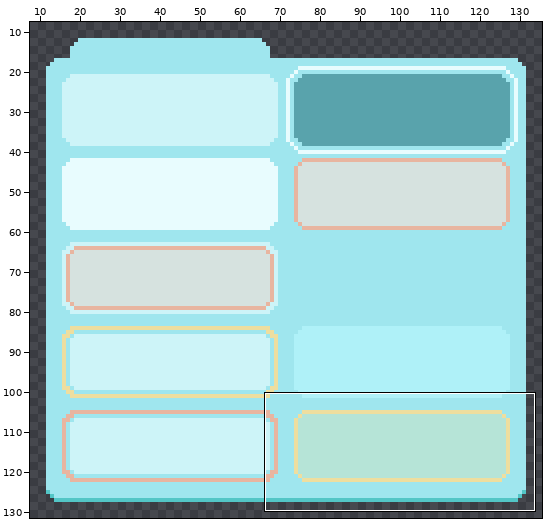
One commit to this pixel-art file: Assets/Resources/new aseprite/ui/ui_modules/ui_laptop.aseprite. The first picture is a wide view before the edit; the outline marks the close-up.
Close-up. Earlier state:
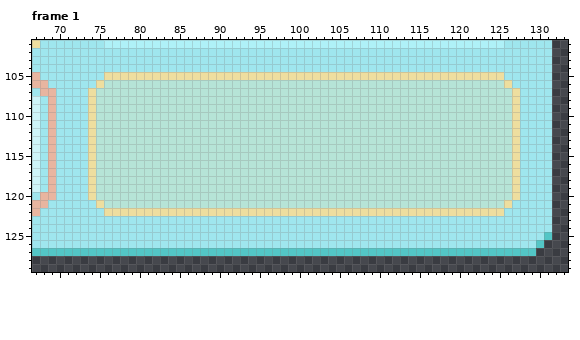
144x144 pixels, 2 frames. Colours within 5 levels of each other are drawn and written as one. Shown: frame 1: x 67..133, y 101..129. The wide view leaves out empty margins.
The result:
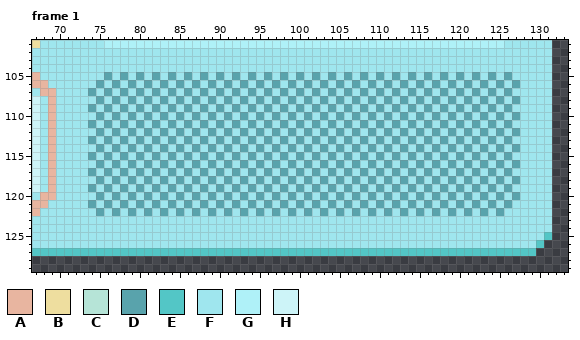
Palette (. is transparent): A #e8b5a0  B #eede9f  C #b6e4d7  D #59a3ac  E #53c6c6  F #9fe6ee  G #aff1f8  H #cdf4f8
Edits made:
Changed rows in their new state; - is an unchanged pixel.
Frame 1, layer "mb/slots":
first column x 74:
105 --DFDFDFDFDFDFDFDFDFDFDFDFDFDFDFDFDFDFDFDFDFDFDFDFDFD-
106 -DFDFDFDFDFDFDFDFDFDFDFDFDFDFDFDFDFDFDFDFDFDFDFDFDFDFD
107 DFDFDFDFDFDFDFDFDFDFDFDFDFDFDFDFDFDFDFDFDFDFDFDFDFDFDF
108 FDFDFDFDFDFDFDFDFDFDFDFDFDFDFDFDFDFDFDFDFDFDFDFDFDFDFD
109 DFDFDFDFDFDFDFDFDFDFDFDFDFDFDFDFDFDFDFDFDFDFDFDFDFDFDF
110 FDFDFDFDFDFDFDFDFDFDFDFDFDFDFDFDFDFDFDFDFDFDFDFDFDFDFD
111 DFDFDFDFDFDFDFDFDFDFDFDFDFDFDFDFDFDFDFDFDFDFDFDFDFDFDF
112 FDFDFDFDFDFDFDFDFDFDFDFDFDFDFDFDFDFDFDFDFDFDFDFDFDFDFD
113 DFDFDFDFDFDFDFDFDFDFDFDFDFDFDFDFDFDFDFDFDFDFDFDFDFDFDF
114 FDFDFDFDFDFDFDFDFDFDFDFDFDFDFDFDFDFDFDFDFDFDFDFDFDFDFD
115 DFDFDFDFDFDFDFDFDFDFDFDFDFDFDFDFDFDFDFDFDFDFDFDFDFDFDF
116 FDFDFDFDFDFDFDFDFDFDFDFDFDFDFDFDFDFDFDFDFDFDFDFDFDFDFD
117 DFDFDFDFDFDFDFDFDFDFDFDFDFDFDFDFDFDFDFDFDFDFDFDFDFDFDF
118 FDFDFDFDFDFDFDFDFDFDFDFDFDFDFDFDFDFDFDFDFDFDFDFDFDFDFD
119 DFDFDFDFDFDFDFDFDFDFDFDFDFDFDFDFDFDFDFDFDFDFDFDFDFDFDF
120 FDFDFDFDFDFDFDFDFDFDFDFDFDFDFDFDFDFDFDFDFDFDFDFDFDFDFD
121 DFDFDFDFDFDFDFDFDFDFDFDFDFDFDFDFDFDFDFDFDFDFDFDFDFDFD-
122 -DFDFDFDFDFDFDFDFDFDFDFDFDFDFDFDFDFDFDFDFDFDFDFDFDFD--
Pixel boxes of the changes (left, top, right, bottom) in both close-ups:
changed: (88, 72, 520, 216)
